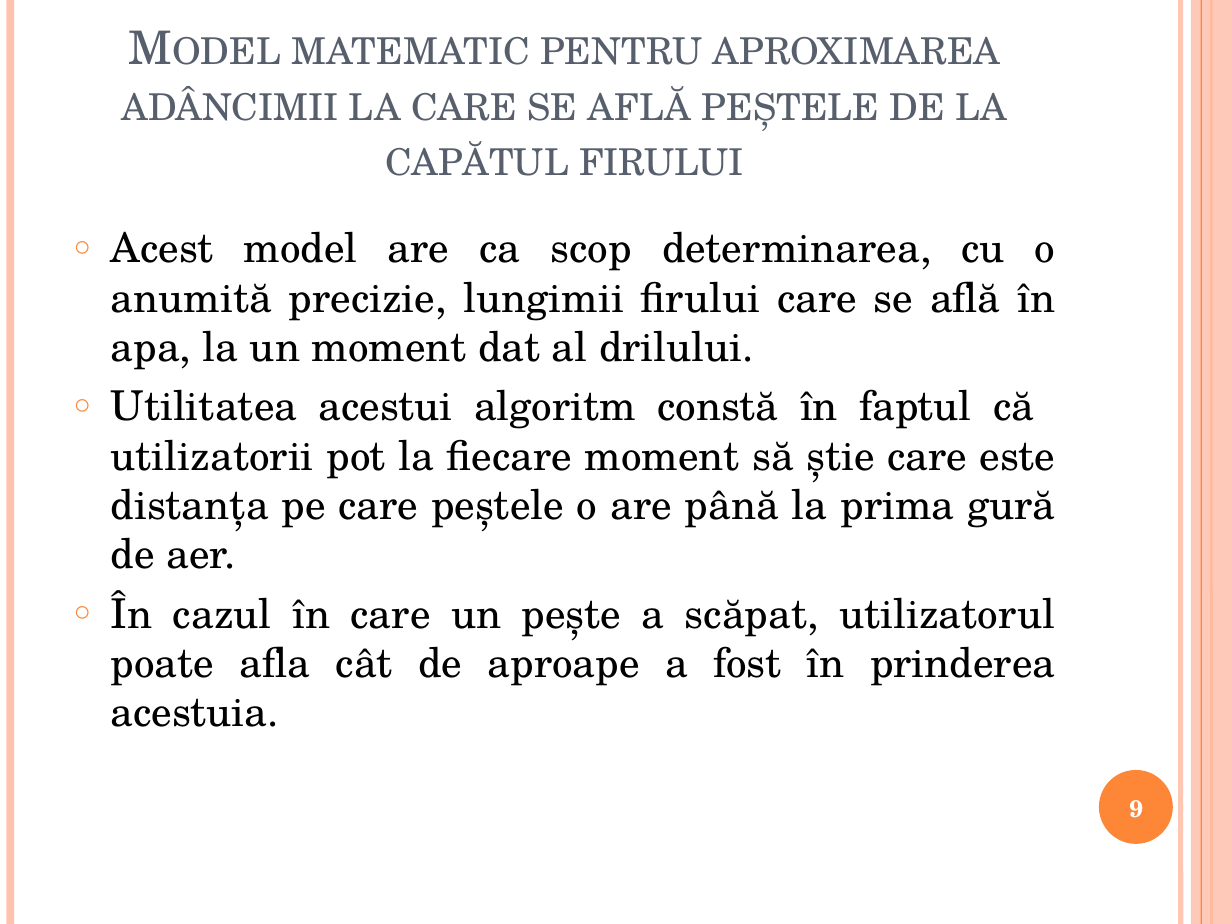
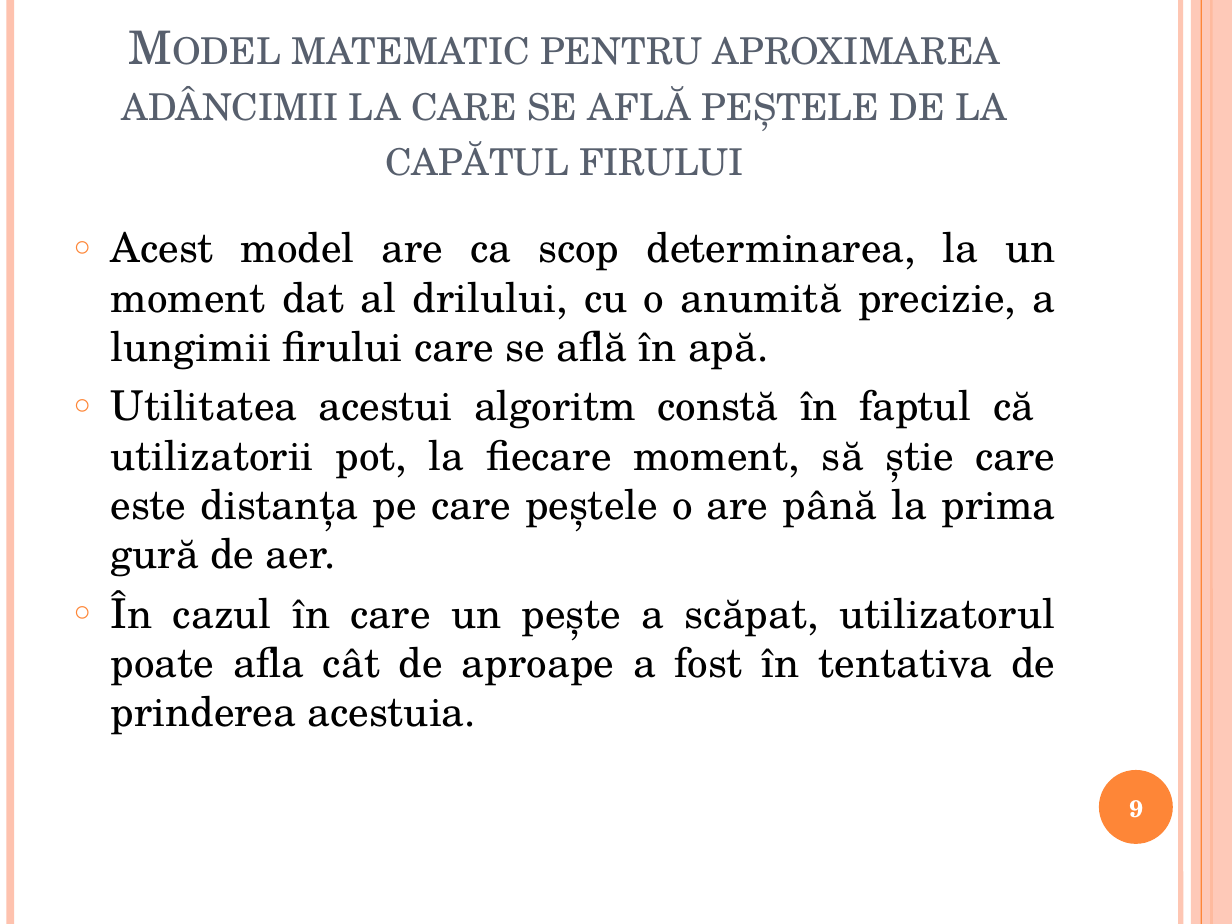
Before and after one commit to medyt/Lucrare-licenta, a slide deck: slide 9 of Prezentare licenta.pptx. Drawn at 1232x924 pixels with LibreOffice and Linux fonts; fonts in the diff are those of the drawing. Boxes give left, top, right and bottom in pixels: in the first picture for what was removed or moved away, otherwise in the second. Text is boxed around its words. In the diff, an @@ line names an element or a change of style, - is before the commit and + after.

```diff
--- a/Prezentare licenta.pptx
+++ b/Prezentare licenta.pptx
@@ text at <box>111,231,1056,735</box>: text changed @@
-○ Acest model are ca scop determinarea, cu o anumită precizie, lungimii firului care se află în apa, la un moment dat al drilului.
-○ Utilitatea acestui algoritm constă în faptul că utilizatorii pot la fiecare moment să știe care este distanța pe care peștele o are până la prima gură de aer.
-○ În cazul în care un pește a scăpat, utilizatorul poate afla cât de aproape a fost în prinderea acestuia.
+○ Acest model are ca scop determinarea, la un moment dat al drilului, cu o anumită precizie, a lungimii firului care se află în apă.
+○ Utilitatea acestui algoritm constă în faptul că utilizatorii pot, la fiecare moment, să știe care este distanța pe care peștele o are până la prima gură de aer.
+○ În cazul în care un pește a scăpat, utilizatorul poate afla cât de aproape a fost în tentativa de prinderea acestuia.
```
Also in this commit, not shown: 10 other slides changed.
